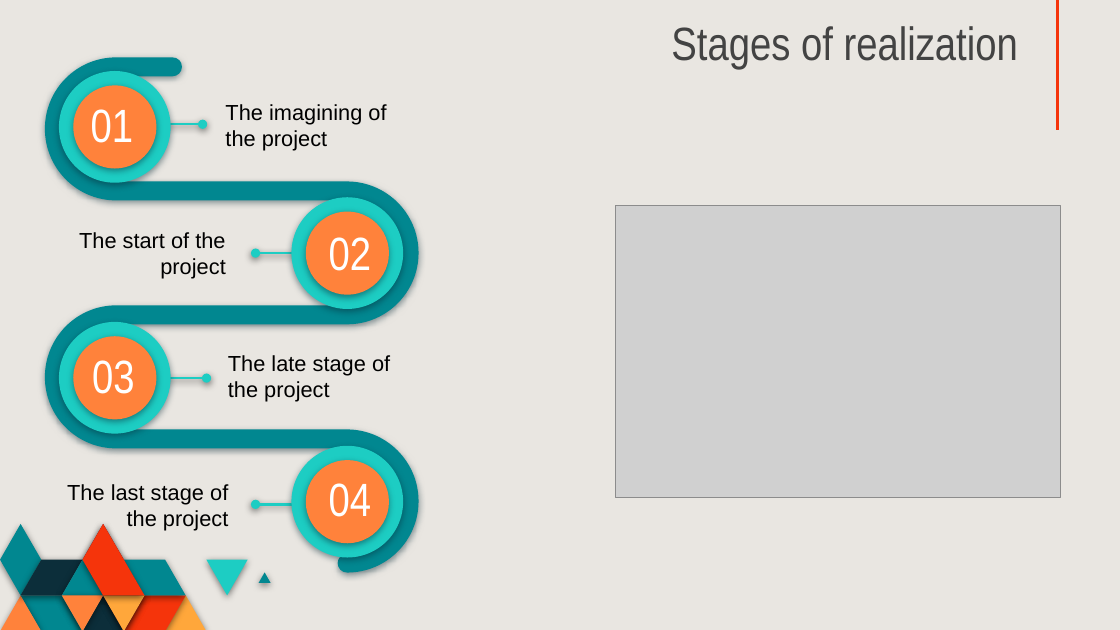
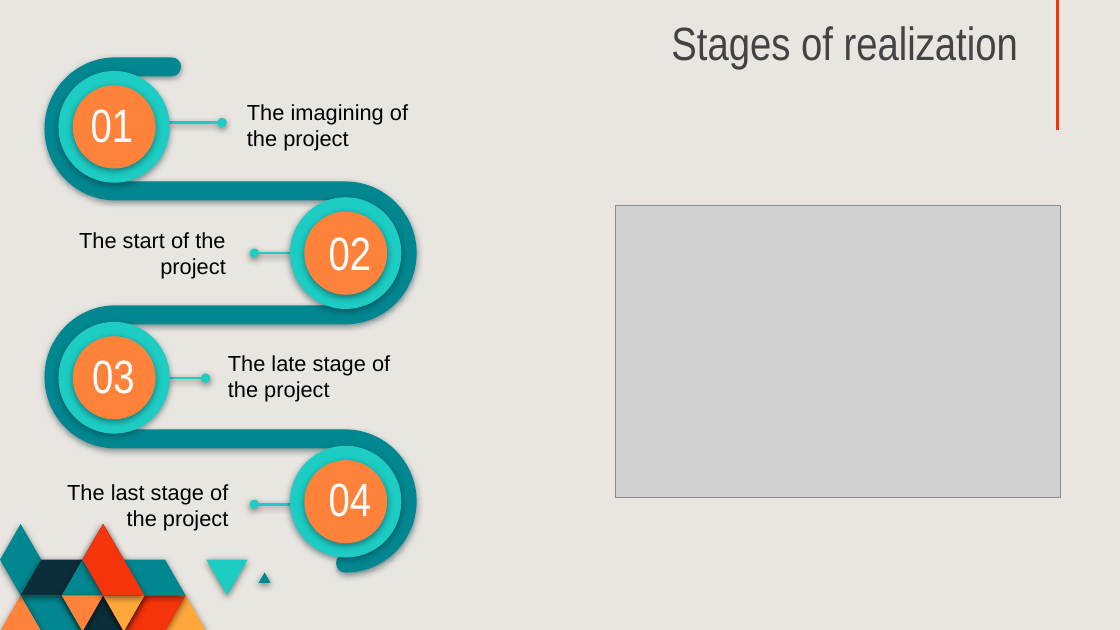
Before and after one commit to DHGrudov19/CyberFlame, a slide deck: slide 4 of Documentation and Presentation/Presentation.pptx. Drawn at 1120x630 pixels with LibreOffice and Linux fonts; fonts in the diff are those of the drawing; grey boxes stand for pictures. Boxes give left, top, right and bottom in pixels: in the first picture for what was removed or moved away, otherwise in the second. Text is boxed around its words. In the diff, an @@ line names an element or a change of style, - is before the commit and + after.

```diff
--- a/Documentation and Presentation/Presentation.pptx
+++ b/Documentation and Presentation/Presentation.pptx
@@ freeform shape at (45,57,417,572): outline redrawn @@
@@ text "The imagining of the project": place and size @@
-text "The imagining of the project" at (225,104,386,150)
+text "The imagining of the project" at (247,104,408,151)
@@ arrow moved from (148, 124) - (203, 124) to (167, 122) - (222, 122) @@
```
Also in this commit, not shown: 2 other slides changed, 3 other files.
